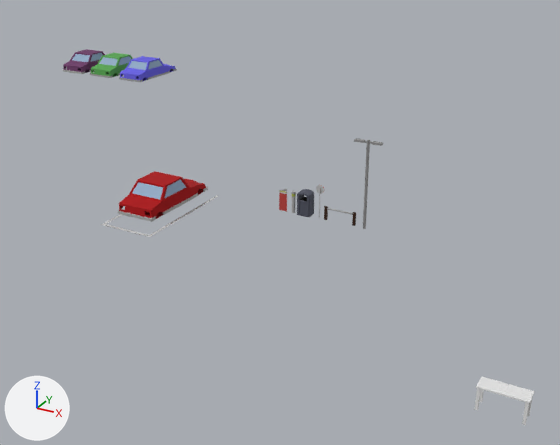
Renders of the Blender file Assets/_Game/assets.blend from each side of a commit.
Before and after are seen from a 50 mm lens placed at (12.3, -19.5, 10.3), pointed at (-1.1, 4.8, -1.9). Arrows for +X, +Y and +Z are at lower left; the lights stay in place. The first picture is the older version.

Names of what the first picture shows: 'Car01', 'Car02', 'Car03', 'Car04', 'Cube.007', 'Cylinder', 'Cylinder.001' and 5 more.
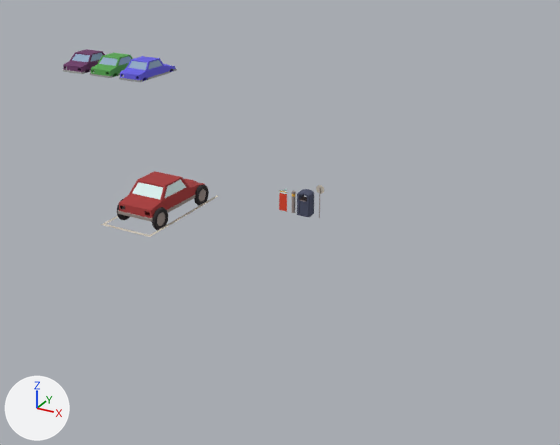
Changed parts and their boxes (x1, y1, x2, y2) in the pictures (560 x 445 px):
'Car01', recoloured, surface changed
    both: (118, 171, 208, 222)
'Cube.007', deleted
    before: (474, 376, 535, 425)
'Cylinder.001', deleted
    before: (354, 138, 383, 229)
'Wheel.003', shown
    after: (152, 207, 168, 230)
'Wheel.002', shown
    after: (194, 184, 209, 206)
'Cylinder', deleted
    before: (324, 206, 356, 226)
'Wheel.001', shown
    after: (117, 199, 130, 220)

Diff of the bpy script that builds the scene:
```diff
--- a/Assets/_Game/assets.blend.py
+++ b/Assets/_Game/assets.blend.py
@@ img_pallete_png @@
+img_pallete_png = load_image('pallete.png', 'pallete.png', 1024, 32, 'sRGB')
@@ mat_pallete @@
+mat_pallete = principled_material('Pallete')
+mat_pallete.texture = img_pallete_png
+mat_pallete.roughness = 1.0
@@ me_car01 @@
 me_car01.from_pydata(...)  # 269 vertices, 208 faces; spans x -0.75..0.75, y 0.73..1.61, z -1.73..1.46
 # used by ob_car01; location = (-3.0, 0.0, -0.46); rotation_euler = (-4.712, 0.0, 0.0), in degrees (-270, 0, 0); scale = (1.0, 1.0, 1.02)
-me_car01.materials.append(mat_car01)  # picture img_car01
+# me_car01 part 1: texture (UV) coordinates of 208 of 208 faces, centred in x -0.73..0.73, y 0.73..1.61, z -1.73..1.46, changed; they spanned u 0.01..0.87, v 0.01..0.99 and now span u 0.46..0.93, v 0.42..0.58
+me_car01.materials.append(mat_pallete)  # picture img_pallete_png
@@ ob_cube_007 @@
-ob_cube_007 = bpy.data.objects.new('Cube.007', me_cube_023)
-ob_cube_007.location = (9.3, -5.43, 0.0)
@@ ob_wheel_001 @@
 ob_wheel_001.scale = (1.37, 1.37, 1.37)
-ob_wheel_001.hide_set(True)  # its collection is switched off
@@ ob_wheel_002 @@
 ob_wheel_002.scale = (1.37, 1.37, -1.37)
-ob_wheel_002.hide_set(True)  # its collection is switched off
@@ ob_wheel_003 @@
 ob_wheel_003.scale = (-1.37, -1.37, -1.37)
-ob_wheel_003.hide_set(True)  # its collection is switched off
@@ ob_cylinder @@
-ob_cylinder = bpy.data.objects.new('Cylinder', me_cylinder)
-ob_cylinder.location = (2.74, 1.96, 0.0)
-_m = ob_cylinder.modifiers.new('Mirror', 'MIRROR')
@@ ob_cylinder_001 @@
-ob_cylinder_001 = bpy.data.objects.new('Cylinder.001', me_cylinder_004)
-ob_cylinder_001.location = (3.6, 2.0, 0.0)
-_m = ob_cylinder_001.modifiers.new('Mirror', 'MIRROR')
```
